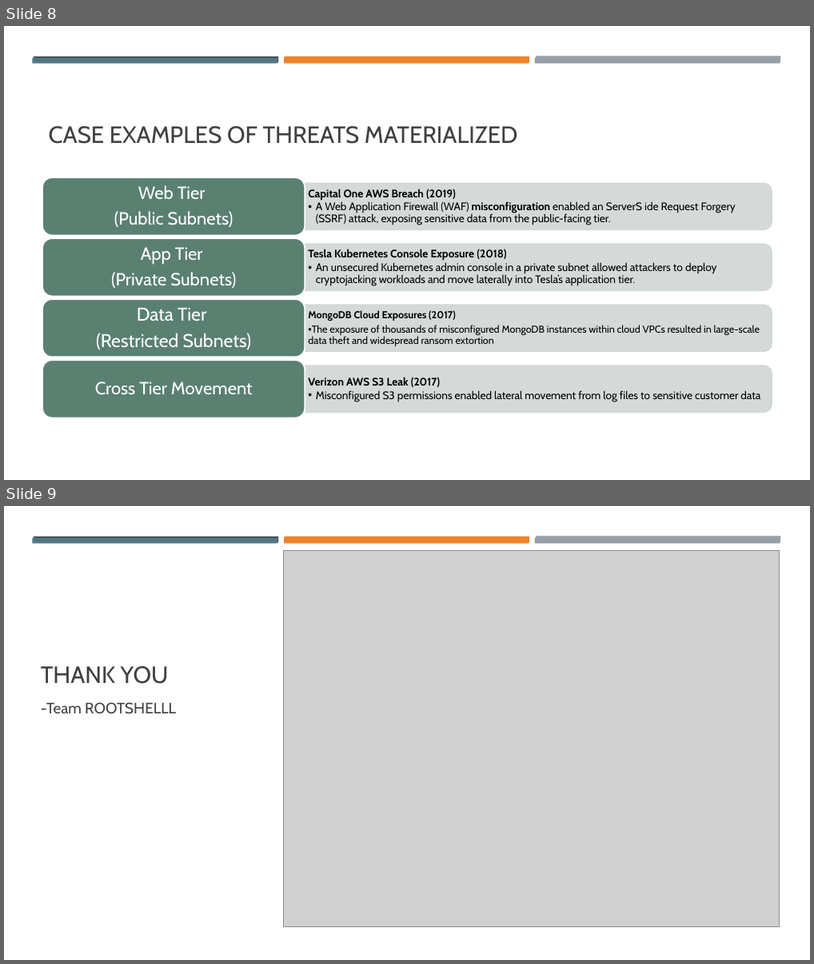
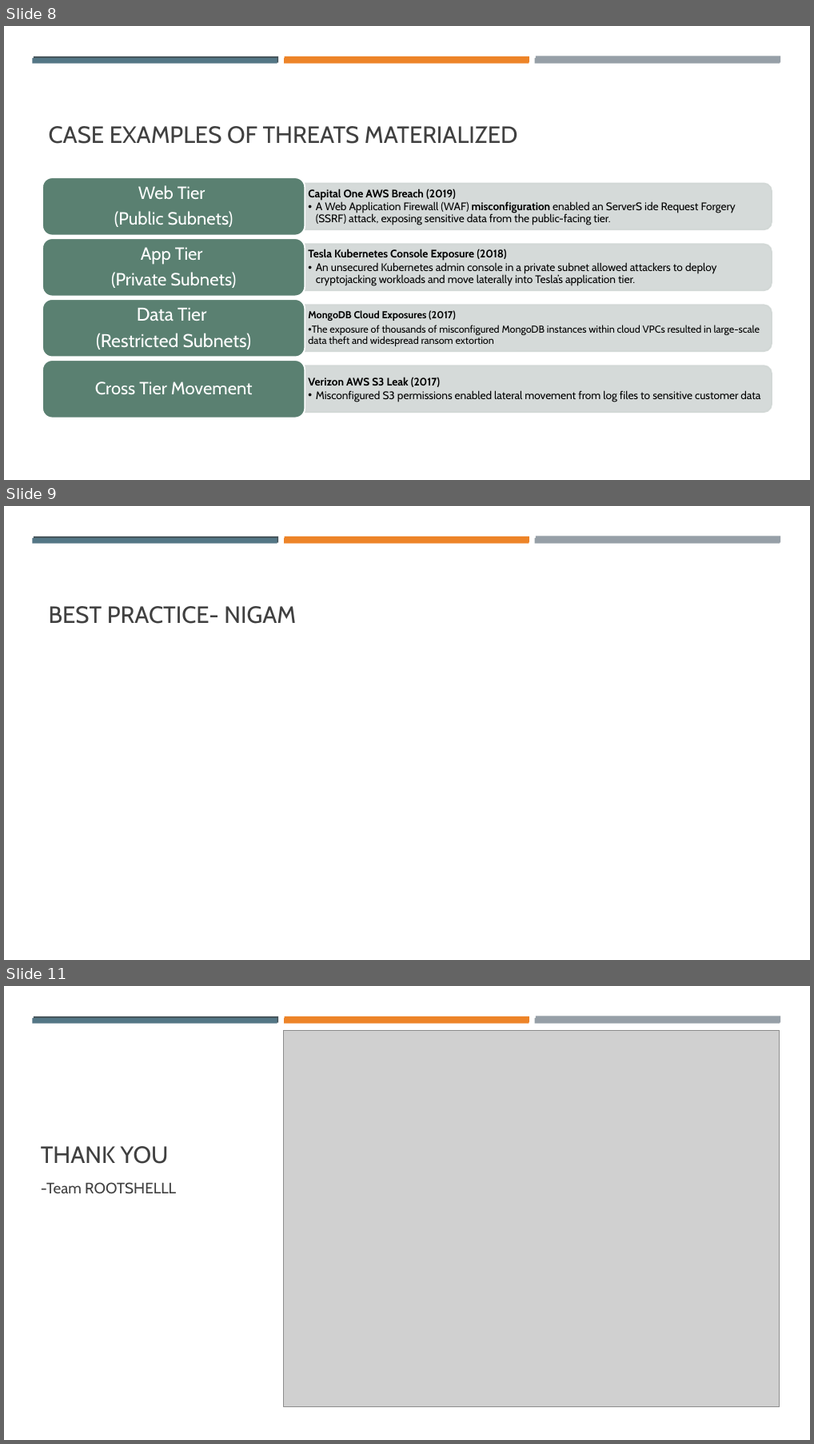
Before and after one commit to opandey1/Group6-Cloud-Network-Assessment, a slide deck: presentation/Cloud Network Security Threat Analysis.pptx. Shown one above the other, each under a label of ours: slides 8 and 9 before the commit, slides 8, 9 and 11 after it; the slides between them are not shown. The pictures are 814x964 and 814x1444 pixels, drawn with LibreOffice and Linux fonts; fonts in the diff are those of the drawing; grey boxes stand for pictures. Boxes give left, top, right and bottom in pixels: in the first picture for what was removed or moved away, otherwise in the second. Text is boxed around its words. In the diff, an @@ line names an element or a change of style, - is before the commit and + after.

Commit message:
Added missing slides in the Draft
Slides for Best Practice and Project learnings added.

```diff
--- a/presentation/Cloud Network Security Threat Analysis.pptx
+++ b/presentation/Cloud Network Security Threat Analysis.pptx
@@ slide 9 added at box(4, 506, 810, 960), background #FFFFFF; not listed: 6 template elements that a slide beside it also shows @@
@@ title added at box(49, 606, 296, 624), 28 pt, text #404040 @@
+BEST PRACTICE- NIGAM
@@ what was slide 9 is now slide 11 @@
```
Also in this commit, not shown: 3 slides changed, 1 other slide added.
